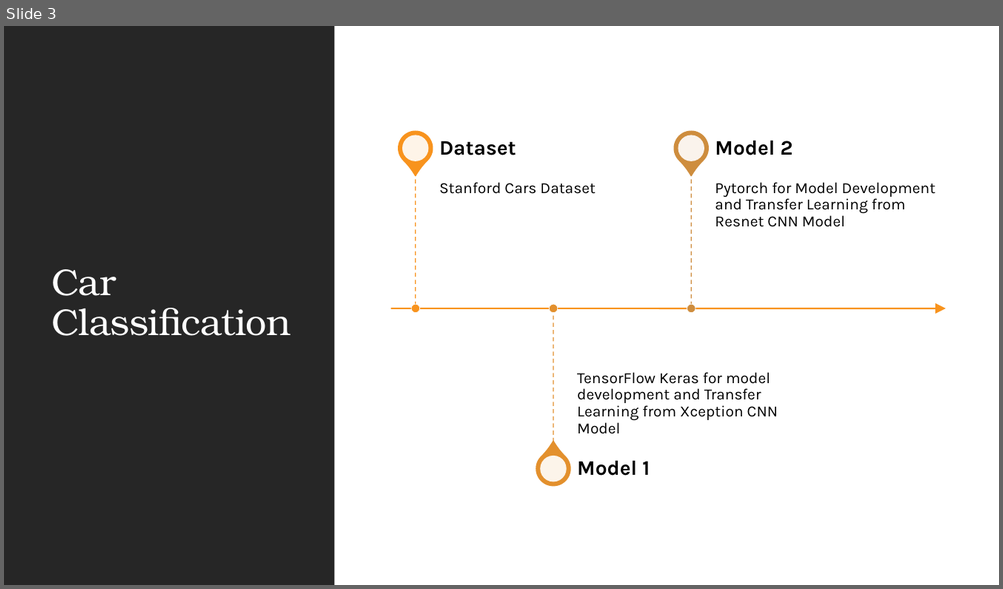
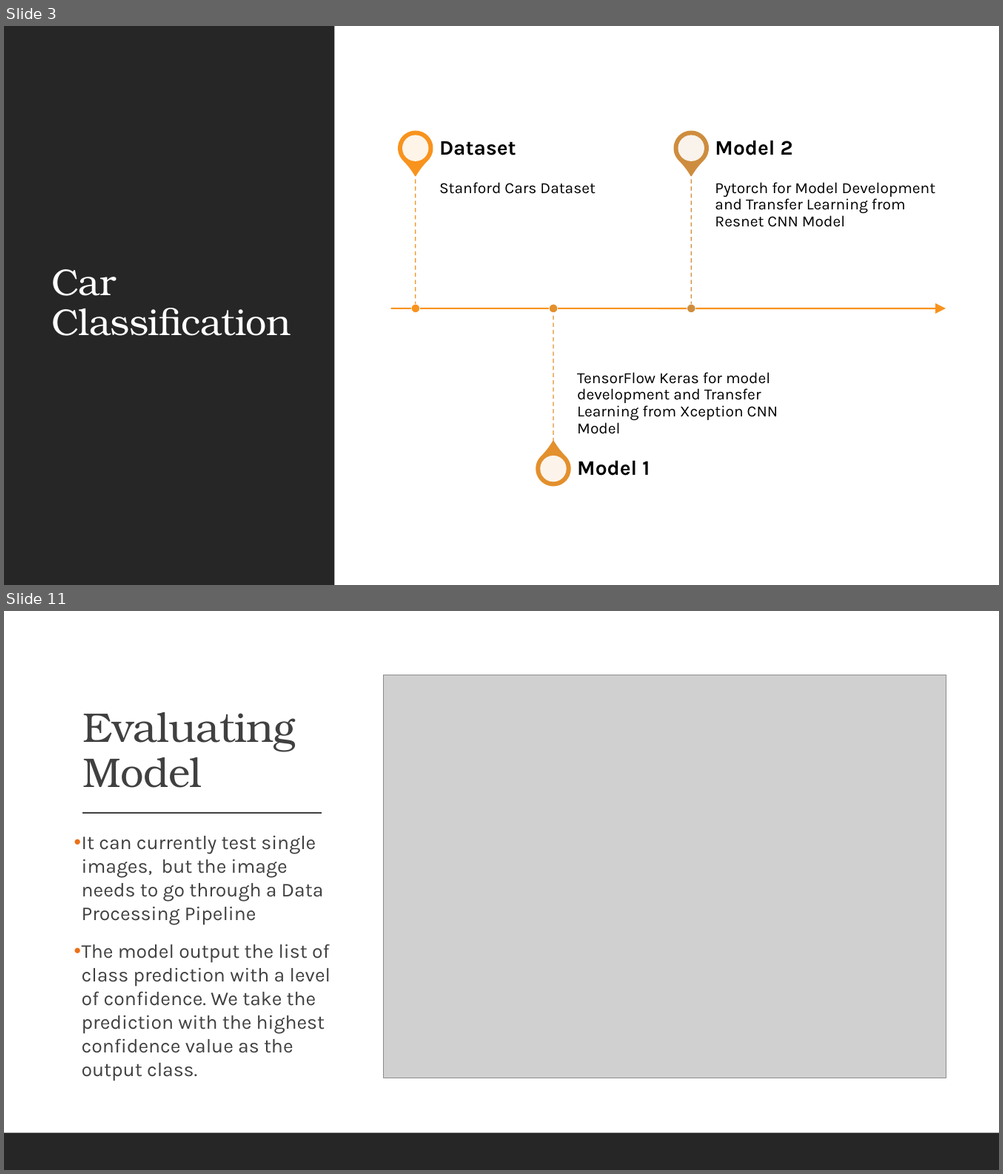
Before and after one commit to sakibsadmanshajib/Car-Classification-using-Deep-Learning, a slide deck: presentation/Car-Classification.pptx. Shown one above the other, each under a label of ours: slide 3 before the commit, slides 3 and 11 after it; the slides between them are not shown. The pictures are 1003x589 and 1003x1174 pixels, drawn with LibreOffice and Linux fonts; fonts in the diff are those of the drawing; grey boxes stand for pictures. Boxes give left, top, right and bottom in pixels: in the first picture for what was removed or moved away, otherwise in the second. Text is boxed around its words. In the diff, an @@ line names an element or a change of style, - is before the commit and + after.

```diff
--- a/presentation/Car-Classification.pptx
+++ b/presentation/Car-Classification.pptx
@@ slide 11 added at [4, 611, 999, 1170], background #FFFFFF @@
@@ rectangle added at [4, 611, 999, 1170], fill #FFFFFF @@
@@ picture added at [384, 675, 946, 1079] @@
@@ title added at [83, 712, 296, 788], 40 pt, text #404040 @@
+Evaluating Model
@@ line added from (82, 813) to (321, 813), #404040 1 pt @@
@@ text added at [82, 836, 330, 1082], 19 pt, text #404040 @@
+• It can currently test single images, but the image needs to go through a Data Processing Pipeline
+• The model output the list of class prediction with a level of confidence. We take the prediction with the highest confidence value as the output class.
@@ rectangle added at [4, 1133, 999, 1170], fill #262626 @@
```
Also in this commit, not shown: 8 slides changed, 2 other slides added, 1 slide removed, 3 other files.
